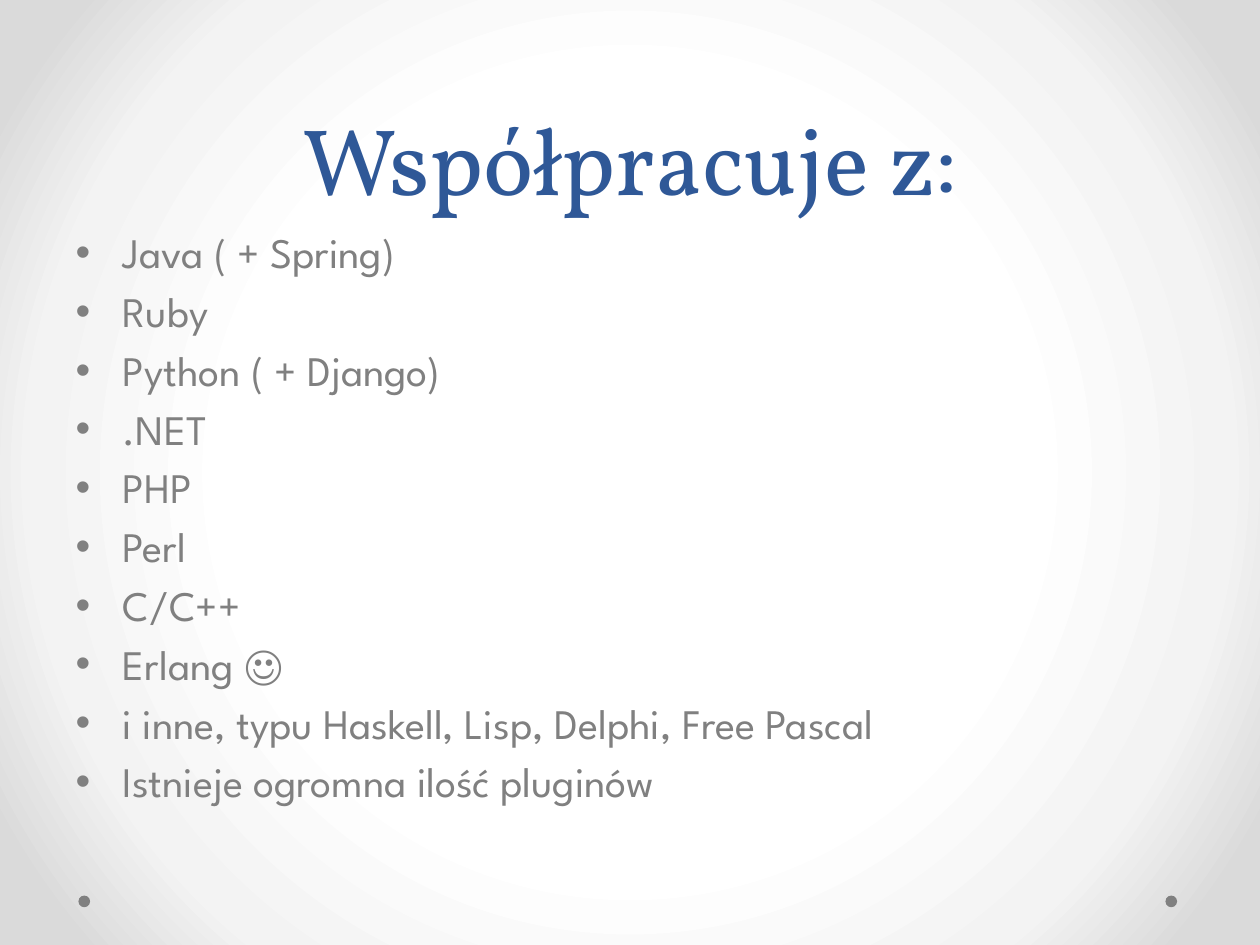
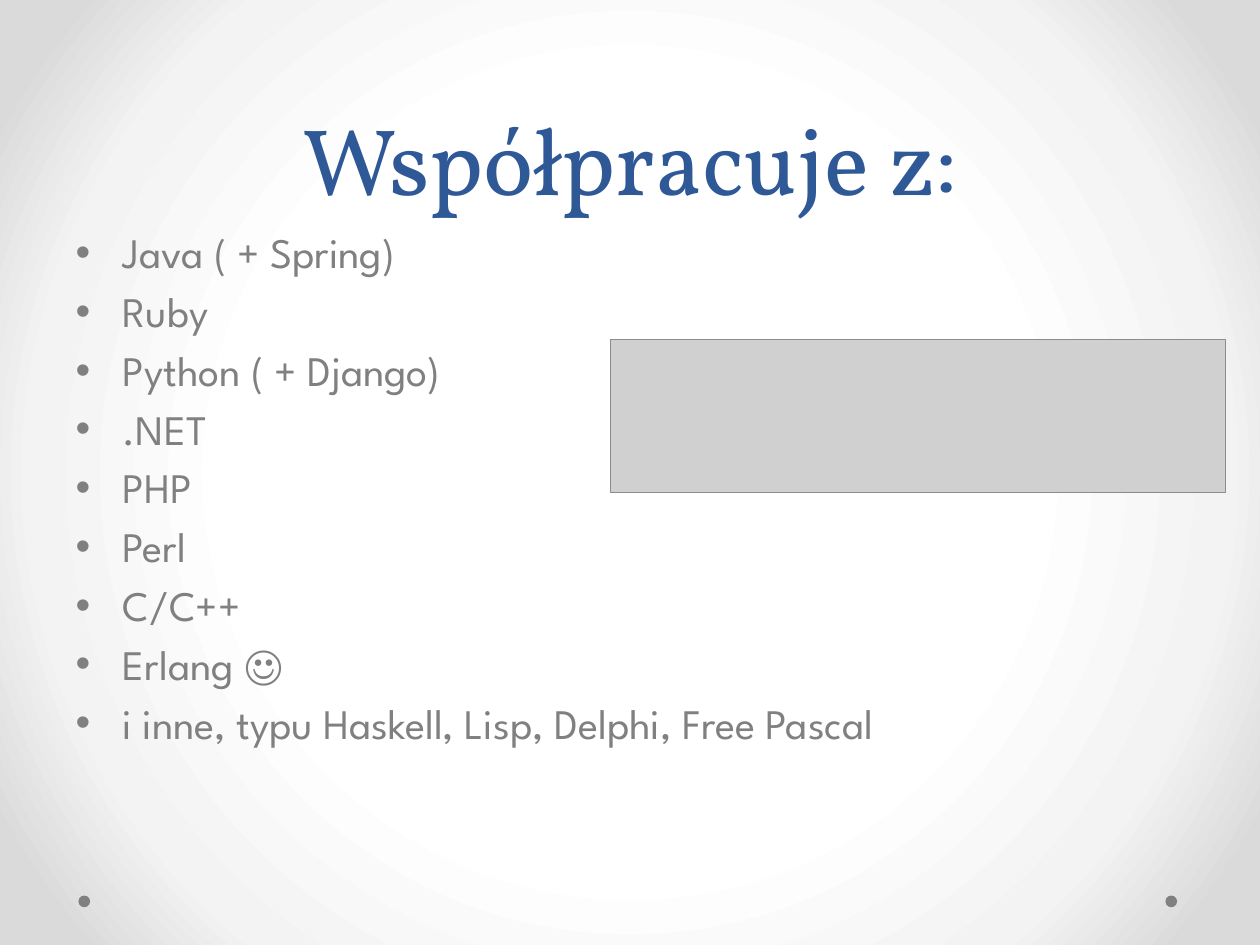
Before and after one commit to kajto/erlang-project, a slide deck: slide 6 of RabbitMQ.pptx. Drawn at 1260x945 pixels with LibreOffice and Linux fonts; fonts in the diff are those of the drawing; grey boxes stand for pictures. Boxes give left, top, right and bottom in pixels: in the first picture for what was removed or moved away, otherwise in the second. Text is boxed around its words. In the diff, an @@ line names an element or a change of style, - is before the commit and + after.

```diff
--- a/RabbitMQ.pptx
+++ b/RabbitMQ.pptx
@@ picture added at (610, 340, 1225, 493) @@
@@ text at (123, 768, 654, 806): paragraph removed @@
-• Istnieje ogromna ilość pluginów
```
Also in this commit, not shown: 4 other slides changed, 3 slides added, 4 slides removed.
